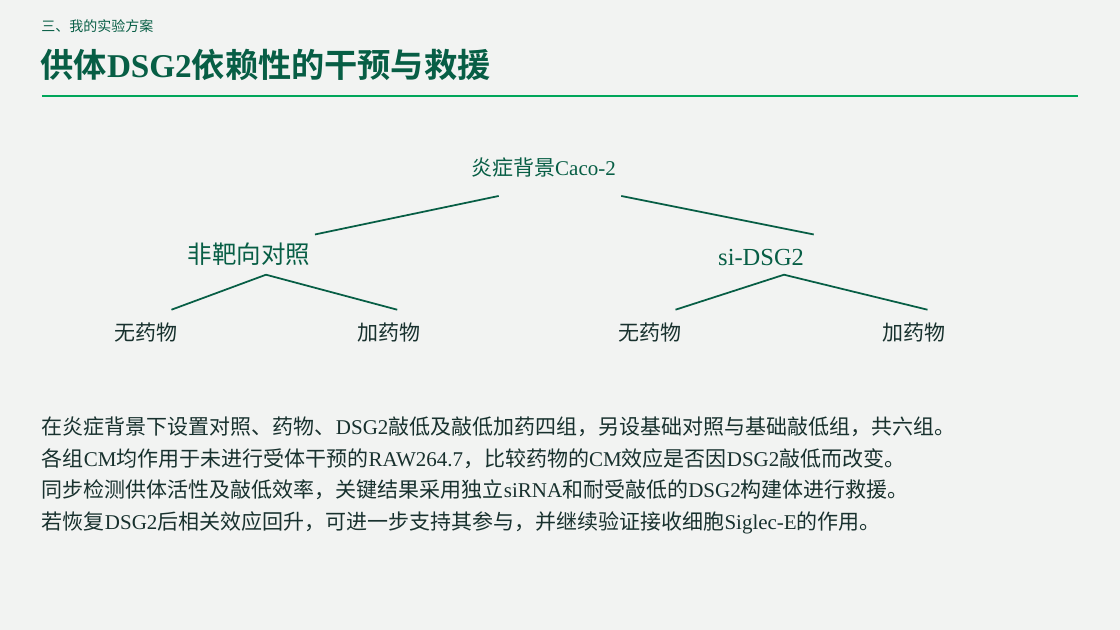
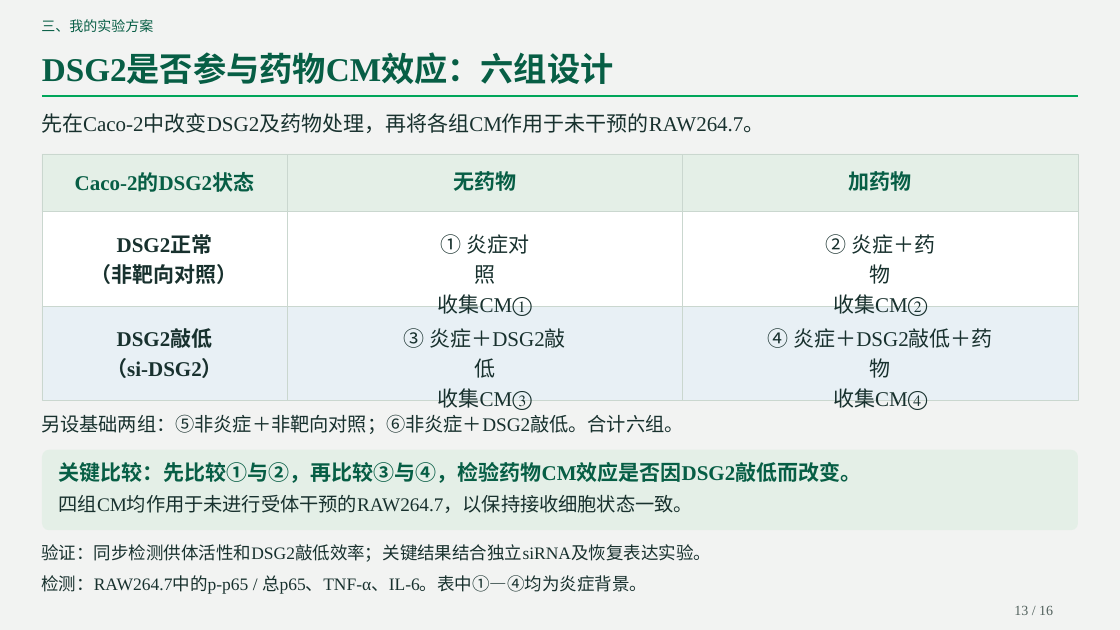
Before and after one commit to lizizhizhi-ai/111111, a slide deck: slide 13 of DSG2_Siglec_journal.pptx. Drawn at 1120x630 pixels with LibreOffice and Linux fonts; fonts in the diff are those of the drawing. Boxes give left, top, right and bottom in pixels: in the first picture for what was removed or moved away, otherwise in the second. Text is boxed around its words. In the diff, an @@ line names an element or a change of style, - is before the commit and + after.

```diff
--- a/DSG2_Siglec_journal.pptx
+++ b/DSG2_Siglec_journal.pptx
@@ text at box(42, 55, 613, 84): text changed @@
-供体DSG2依赖性的干预与救援
+DSG2是否参与药物CM效应：六组设计
@@ freeform shape at box(287, 154, 288, 401): outline #075E45 1.5 pt to #CAD7CF 0.75 pt @@
@@ freeform shape: place and size @@
-freeform shape at box(315, 196, 499, 234)
+freeform shape at box(287, 154, 288, 401)
@@ text "无药物": place and size @@
-text "无药物" at box(115, 322, 178, 342)
+text "无药物" at box(453, 171, 516, 191)
@@ text "无药物" at box(453, 171, 516, 191): text colour #18312E to #075E45, bold on; alignment left to centre @@
@@ freeform shape: place and size @@
-freeform shape at box(622, 196, 814, 234)
+freeform shape at box(682, 154, 683, 401)
@@ freeform shape at box(682, 154, 683, 401): outline #075E45 1.5 pt to #CAD7CF 0.75 pt @@
@@ text "加药物" at box(849, 171, 912, 191): text colour #18312E to #075E45, bold on; alignment left to centre @@
@@ text "加药物": place and size @@
-text "加药物" at box(358, 322, 421, 342)
+text "加药物" at box(849, 171, 912, 191)
@@ text at box(91, 236, 238, 284): text changed; size 21 to 18 pt; text colour #075E45 to #18312E; bold on @@
-非靶向对照
+DSG2正常
+（非靶向对照）
@@ group removed at box(171, 157, 946, 342): 4 freeform shapes, 3 texts @@
-炎症背景Caco-2
-无药物
-加药物
@@ text at box(106, 330, 223, 378): text changed; size 21 to 18 pt; text colour #075E45 to #18312E; bold on @@
-si-DSG2
+DSG2敲低
+（si-DSG2）
@@ text removed at box(42, 416, 956, 534) @@
-在炎症背景下设置对照、药物、DSG2敲低及敲低加药四组，另设基础对照与基础敲低组，共六组。
-各组CM均作用于未进行受体干预的RAW264.7，比较药物的CM效应是否因DSG2敲低而改变。
-同步检测供体活性及敲低效率，关键结果采用独立siRNA和耐受敲低的DSG2构建体进行救援。
-若恢复DSG2后相关效应回升，可进一步支持其参与，并继续验证接收细胞Siglec-E的作用。
@@ group added at box(41, 113, 1078, 615): 12 texts, 4 rectangles, 2 freeform shapes, 1 rounded rectangle @@
+先在Caco-2中改变DSG2及药物处理，再将各组CM作用于未干预的RAW264.7。
+Caco-2的DSG2状态
+① 炎症对照
+收集CM①
+② 炎症＋药物
+收集CM②
+③ 炎症＋DSG2敲低
+收集CM③
+④ 炎症＋DSG2敲低＋药物
+收集CM④
+另设基础两组：⑤非炎症＋非靶向对照；⑥非炎症＋DSG2敲低。合计六组。
+关键比较：先比较①与②，再比较③与④，检验药物CM效应是否因DSG2敲低而改变。
+四组CM均作用于未进行受体干预的RAW264.7，以保持接收细胞状态一致。
+验证：同步检测供体活性和DSG2敲低效率；关键结果结合独立siRNA及恢复表达实验。
+检测：RAW264.7中的p-p65 / 总p65、TNF-α、IL-6。表中①—④均为炎症背景。
+13 / 16
```
Also in this commit, not shown: 1 other slide changed, 4 other files.
